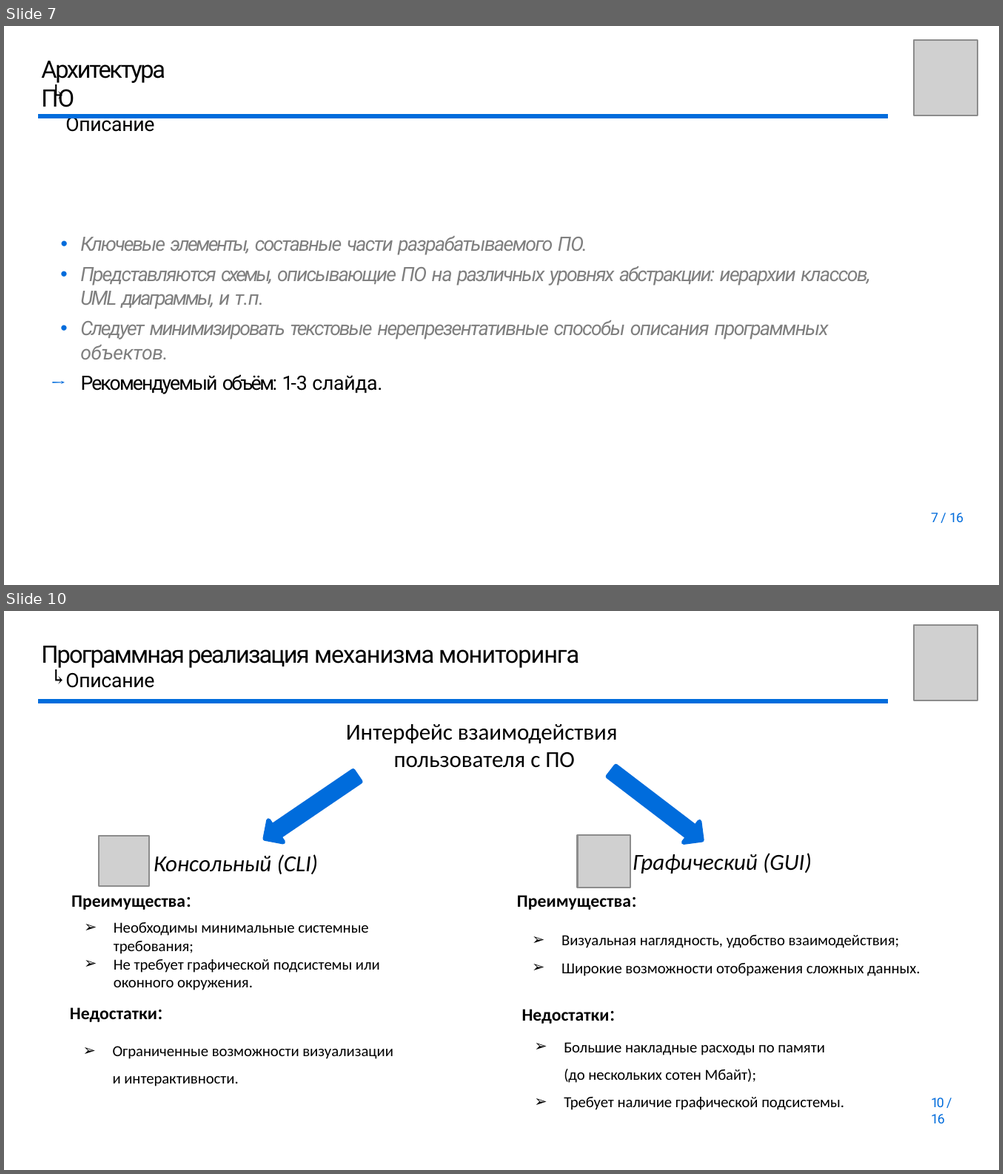
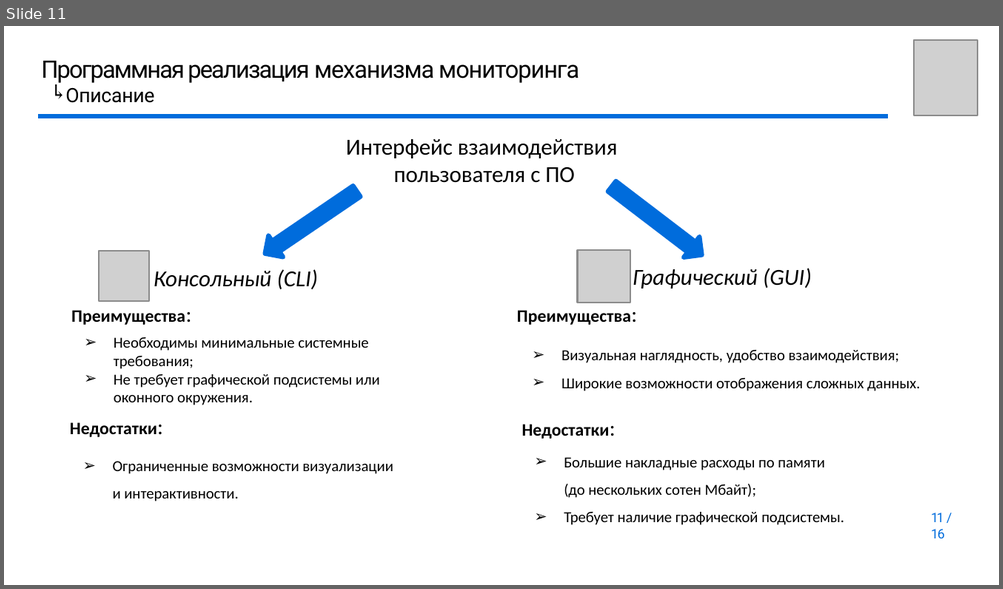
Before and after one commit to youngB0rrov/bmstu_doc, a slide deck: Master/Diploma/presentation/Презентация.pptx. Shown one above the other, each under a label of ours: slides 7 and 10 before the commit, slide 11 after it; the slides between them are not shown. The pictures are 1003x1174 and 1003x589 pixels, drawn with LibreOffice and Linux fonts; fonts in the diff are those of the drawing; grey boxes stand for pictures; background and template pictures are left out. Boxes give left, top, right and bottom in pixels: in the first picture for what was removed or moved away, otherwise in the second. Text is boxed around its words. In the diff, an @@ line names an element or a change of style, - is before the commit and + after.

```diff
--- a/Master/Diploma/presentation/Презентация.pptx
+++ b/Master/Diploma/presentation/Презентация.pptx
@@ slide 7 removed at (4, 26, 999, 585), background #FFFFFF @@
@@ picture removed at (913, 40, 976, 116) @@
@@ title removed at (41, 61, 165, 132) @@
-Архитектура ПО
-Описание
@@ text removed at (45, 82, 67, 100) @@
-↰
@@ freeform shape removed at (39, 116, 887, 116) @@
@@ text removed at (80, 236, 870, 395) @@
-• Ключевые элементы, составные части разрабатываемого ПО.
-• Представляются схемы, описывающие ПО на различных уровнях абстракции: иерархии классов, UML диаграммы, и т.п.
-• Следует минимизировать текстовые нерепрезентативные способы описания программных объектов.
-→ Рекомендуемый объём: 1-3 cлайда.
@@ page number removed at (930, 513, 963, 523) @@
-7 / 16
@@ what was slide 10 is now slide 11 @@
@@ page number at (930, 513, 945, 539): text changed @@
-10 / 16
+11 / 16
```
Also in this commit, not shown: 5 slides changed, 5 slides added, 3 other slides removed, 4 other files.
